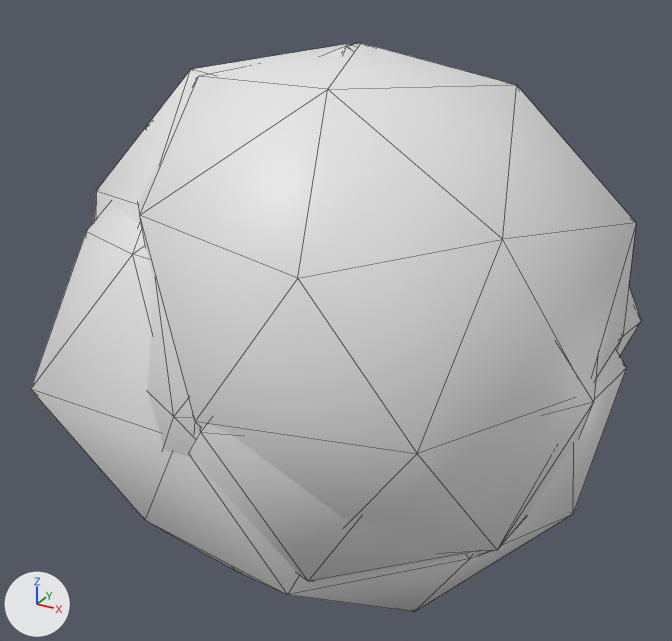
Two versions of the glTF model assets/kit/props.glb, one commit apart.
Camera for both pictures: a 50 mm camera at (0.76, -1.43, 0.701) aimed at (-0.019, -0.014, -0.007). The lights are fixed; the arrows at lower left show +X, +Y and +Z. The picture after the commit comes second. Mesh edges are drawn as thin lines.

The scene before the commit, as lines of its bpy script (objects in view):
```python
me_pebble_a = bpy.data.meshes.new('pebble_a')
me_pebble_a.from_pydata(...)  # 42 vertices, 80 faces; spans x -0.5..0.5, y -0.5..0.5, z -0.5..0.5
me_pebble_a.materials.append(mat_stone)
me_pebble_b = bpy.data.meshes.new('pebble_b')
me_pebble_b.from_pydata(...)  # 42 vertices, 80 faces; spans x -0.5..0.5, y -0.5..0.5, z -0.5..0.5
me_pebble_b.materials.append(mat_stone)
me_pebble_c = bpy.data.meshes.new('pebble_c')
me_pebble_c.from_pydata(...)  # 42 vertices, 80 faces; spans x -0.5..0.5, y -0.5..0.5, z -0.5..0.5
me_pebble_c.materials.append(mat_stone)
ob_pebble_a = bpy.data.objects.new('pebble_a', me_pebble_a)
ob_pebble_a.location = (0.0, 0.0, 0.0)
ob_pebble_b = bpy.data.objects.new('pebble_b', me_pebble_b)
ob_pebble_b.location = (0.0, 0.0, 0.0)
ob_pebble_c = bpy.data.objects.new('pebble_c', me_pebble_c)
ob_pebble_c.location = (0.0, 0.0, 0.0)
# also in view: 'pebble_d' at (0.0, 0.0, 0.0)
```
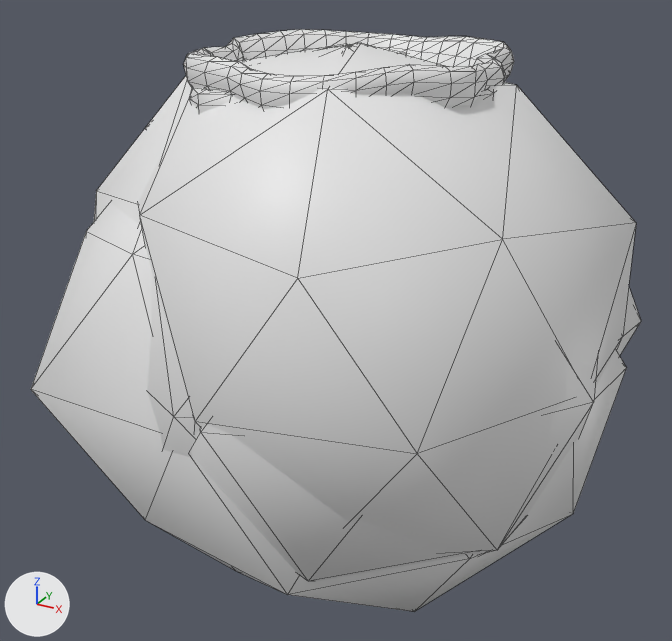
Where the change shows, as pixel boxes (x1, y1, x2, y2) in the pictures (672 x 641 px):
'sack_a', added
    after: (183, 29, 514, 109)
'sack_b', added (mostly hidden)
    after: (190, 53, 496, 113)

Patch to the scene script:
```diff
--- a/assets/kit/props.glb.py
+++ b/assets/kit/props.glb.py
@@ mat_spice @@
+mat_spice = bpy.data.materials.new('spice')
+# nodes: BsdfPrincipled, Mix, OutputMaterial, VertexColor
+# colours: white #e7e7e7, mixed with the vertex colours
@@ mat_burlap @@
+mat_burlap = bpy.data.materials.new('burlap')
+# nodes: BsdfPrincipled, Mix, OutputMaterial, VertexColor
+# colours: white #e7e7e7, mixed with the vertex colours
@@ me_sack_b @@
+me_sack_b.from_pydata(...)  # 758 vertices, 1512 faces; spans x -0.273..0.279, y -0.276..0.271, z 0.0..0.458
+# faces by material slot: [1188, 324]
+me_sack_b.materials.append(mat_burlap)
+me_sack_b.materials.append(mat_spice)
@@ me_sack_a @@
+me_sack_a.from_pydata(...)  # 758 vertices, 1512 faces; spans x -0.279..0.274, y -0.277..0.275, z 0.0..0.497
+# faces by material slot: [1188, 324]
+me_sack_a.materials.append(mat_burlap)
+me_sack_a.materials.append(mat_spice)
@@ ob_sack_b @@
+ob_sack_b = bpy.data.objects.new('sack_b', me_sack_b)
+ob_sack_b.location = (0.0, 0.0, 0.0)
@@ ob_sack_a @@
+ob_sack_a = bpy.data.objects.new('sack_a', me_sack_a)
+ob_sack_a.location = (0.0, 0.0, 0.0)
```
